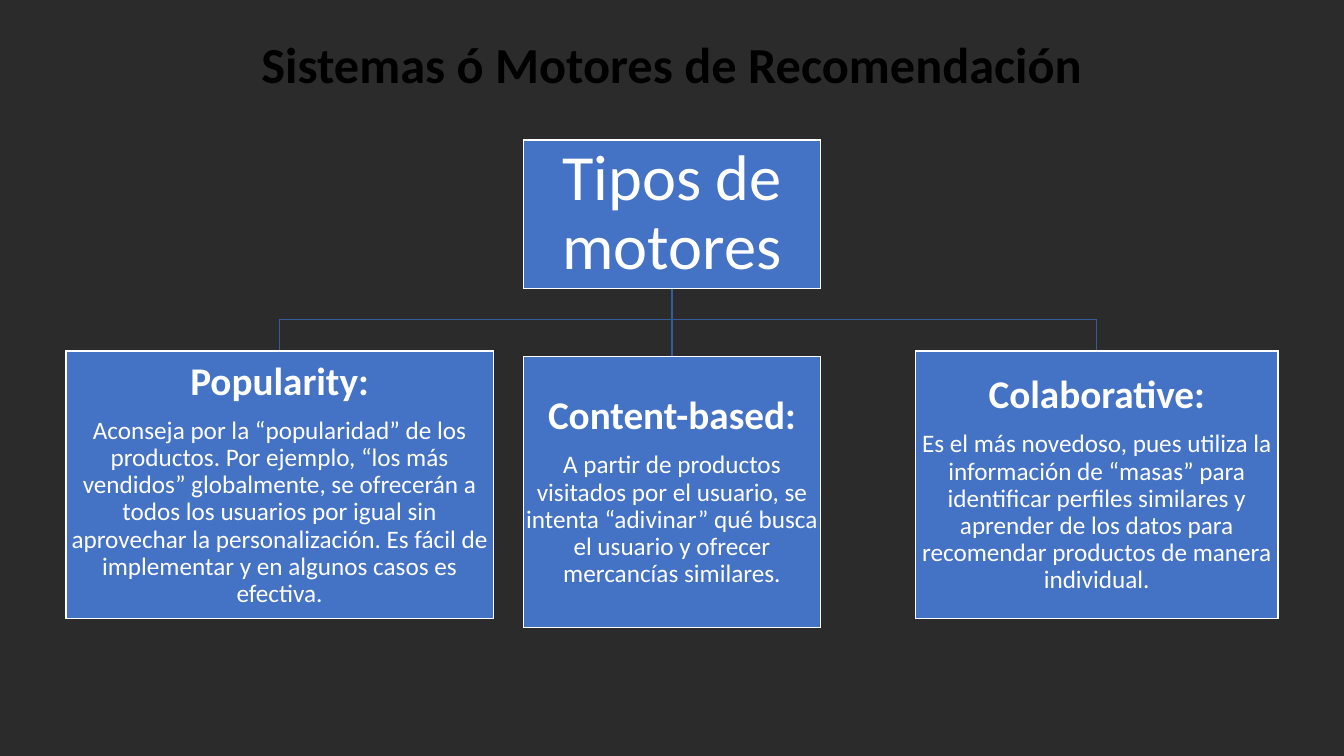
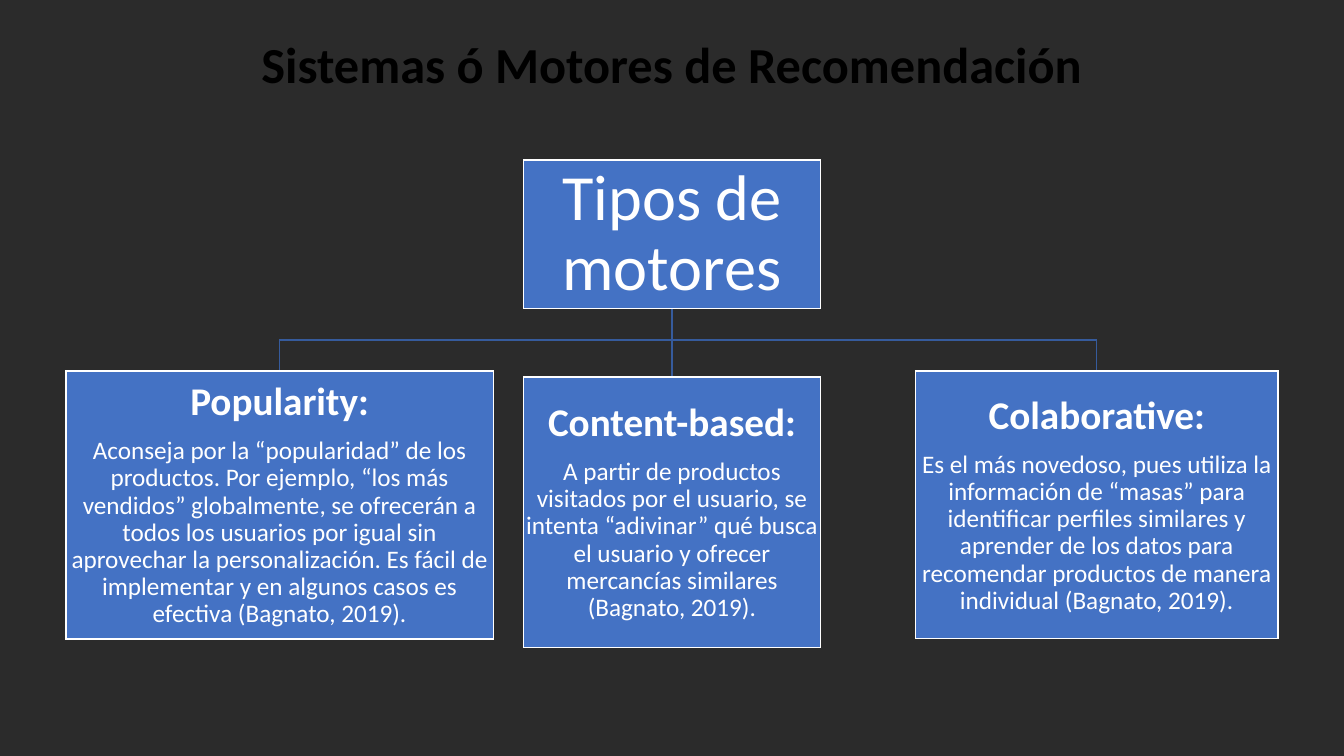
Before and after one commit to osoriopedro/um_fac_ing_semillero_IA, a slide deck: slide 7 of Sistema_Recomendacion/Presentacion_Sistema_Recomendación.pptx (slide 5 before the commit). Drawn at 1344x756 pixels with LibreOffice and Linux fonts; fonts in the diff are those of the drawing; background and template pictures are left out; a plain dark background stands for a picture behind light text. Boxes give left, top, right and bottom in pixels: in the first picture for what was removed or moved away, otherwise in the second. Text is boxed around its words. In the diff, an @@ line names an element or a change of style, - is before the commit and + after.

```diff
--- a/Sistema_Recomendacion/Presentacion_Sistema_Recomendación.pptx
+++ b/Sistema_Recomendacion/Presentacion_Sistema_Recomendación.pptx
@@ 4 texts, 4 rectangles, 3 freeform shapes: place and size @@
-4 texts, 4 rectangles, 3 freeform shapes at [66,140,1278,628]
+4 texts, 4 rectangles, 3 freeform shapes at [66,160,1278,648]
@@ text at [72,441,488,627]: text changed @@
-Aconseja por la “popularidad” de los productos. Por ejemplo, “los más vendidos” globalmente, se ofrecerán a todos los usuarios por igual sin aprovechar la personalización. Es fácil de implementar y en algunos casos es efectiva.
+Aconseja por la “popularidad” de los productos. Por ejemplo, “los más vendidos” globalmente, se ofrecerán a todos los usuarios por igual sin aprovechar la personalización. Es fácil de implementar y en algunos casos es efectiva (Bagnato, 2019).
@@ text at [526,462,818,621]: text changed @@
-A partir de productos visitados por el usuario, se intenta “adivinar” qué busca el usuario y ofrecer mercancías similares.
+A partir de productos visitados por el usuario, se intenta “adivinar” qué busca el usuario y ofrecer mercancías similares (Bagnato, 2019).
@@ text at [922,455,1271,614]: text changed @@
-Es el más novedoso, pues utiliza la información de “masas” para identificar perfiles similares y aprender de los datos para recomendar productos de manera individual.
+Es el más novedoso, pues utiliza la información de “masas” para identificar perfiles similares y aprender de los datos para recomendar productos de manera individual (Bagnato, 2019).
```
Also in this commit, not shown: 7 other slides changed, 11 slides added.
